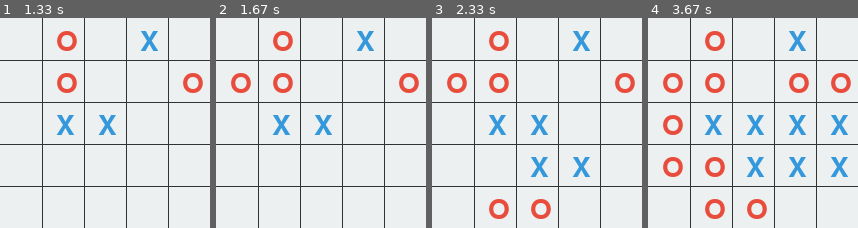
Above: before the commit, frames 1-4 (left to right).
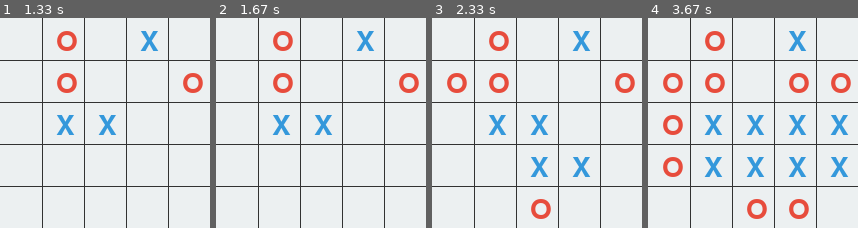
Above: after the commit, the same moments.

Repository: i0z0m/tic-tac-toe-pygame
Game: pygame game, started from src/tic_tac_toe_pygame/main.py
The game is run twice, just before and just after one commit, with the same random seed, the same clock (stepped at 60 frames per second) and the same inputs.
Inputs (mouse positions are in pixels of both pictures, inside the frame that each line leads up to):
- Up to frame 1 (1.33 s): click (105, 123) at 0.38 s; click (54, 123) at 0.72 s; click (134, 49) at 1.05 s
- Up to frame 2 (1.67 s): click (270, 81) at 1.38 s
- Up to frame 3 (2.33 s): click (539, 144) at 1.72 s; click (591, 156) at 2.05 s
- Up to frame 4 (3.67 s): click (807, 104) at 2.38 s; click (828, 106) at 2.72 s; click (826, 165) at 3.05 s; click (702, 160) at 3.38 s

Frame 1 is identical in both runs. In frame 2, 0.5% of the frame differs, in the area x 7-17%, y 26-36%; in frame 3, 0.5%; in frame 4, 1.9%, in the area x 27-77%, y 66-96%.

Commit message:
Ignore squares that are already filled during a player's turn

Diff:
--- a/src/tic_tac_toe_pygame/main.py
+++ b/src/tic_tac_toe_pygame/main.py
@@ -108,15 +108,18 @@
     screen.blit(text, (WIDTH // 4, HEIGHT // 2))
 
 
-def player_turn(board: List[List[str]], player_symbol: str, mouse_pos: Tuple[int, int]) -> Optional[str]:
+def player_turn(board: List[List[str]], player_symbol: str, mouse_pos: Tuple[int, int], k: int) -> Optional[str]:
     col = mouse_pos[0] // CELL_SIZE
     row = mouse_pos[1] // CELL_SIZE
 
-    # ボードの範囲内かどうかを確認
+    # Check if the click is within the board
     if 0 <= row < len(board) and 0 <= col < len(board[0]):
-        if board[row][col] == ' ':
+        # If the cell is not empty, return 'invalid'
+        if board[row][col] != ' ':
+            return 'invalid'
+        else:
             board[row][col] = player_symbol
-            return check_winner(board, K)
+            return check_winner(board, k)
 
     return None
 
@@ -135,10 +138,12 @@
             if event.type == pygame.QUIT:
                 running = False
             elif event.type == pygame.MOUSEBUTTONDOWN and event.button == 1 and winner is None:
-                winner = player_turn(board, player_symbol, pygame.mouse.get_pos())
-                if winner is None:
-                    cpu_turn(board, cpu_symbol, k)
-                    winner = check_winner(board, k)
+                result = player_turn(board, player_symbol, pygame.mouse.get_pos(), k)
+                if result != 'invalid':
+                    winner = result
+                    if winner is None:
+                        cpu_turn(board, cpu_symbol, k)
+                        winner = check_winner(board, k)
 
         draw_board(screen, board)
 
